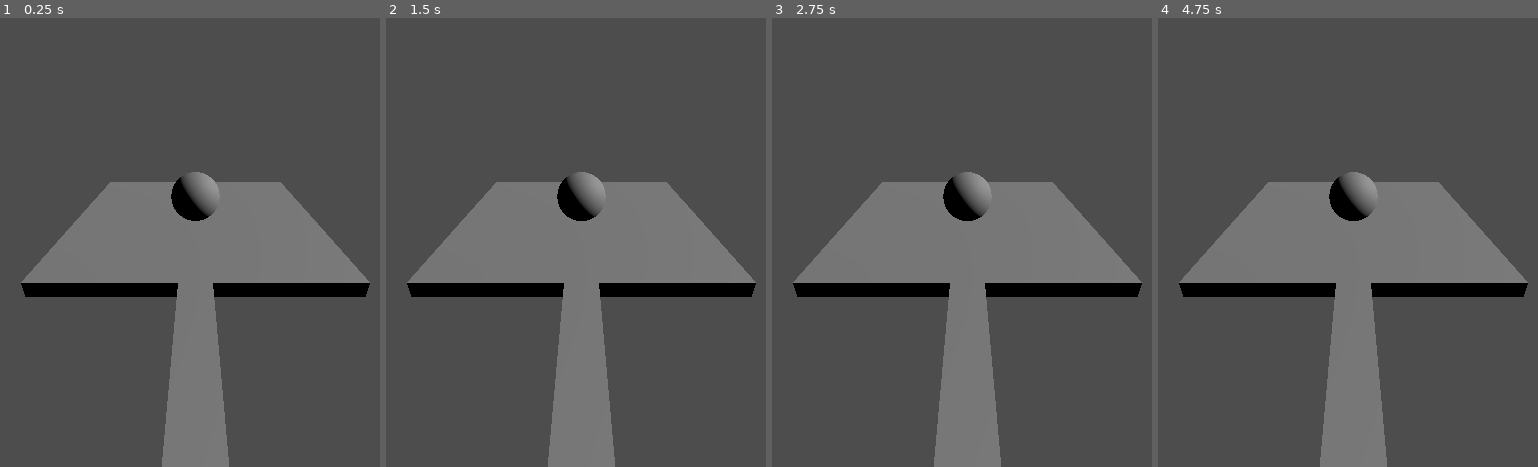
Above: before the commit, frames 1-4 (left to right).
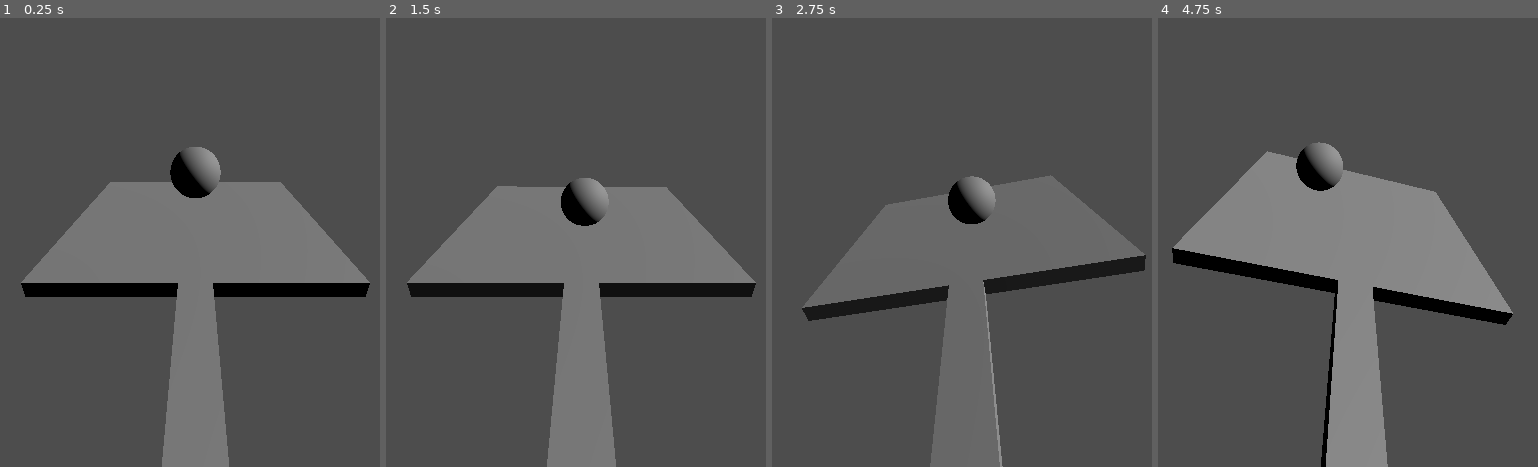
Above: after the commit, the same moments.

Repository: dallen72/Frying-Eggs-On-the-Charlotte-Skyline
Game: Godot game, scene res://node_3d.tscn
Same seed, same stepped clock (60 frames per second), same inputs: the game is played once before the commit and once after it.
Inputs:
- Up to frame 1 (0.25 s): no input
- Up to frame 2 (1.5 s): tap Enter (ui_accept) at 0.5, 1.35 s; hold Enter (ui_accept) 0.53-1.28 s
- Up to frame 3 (2.75 s): tap Enter (ui_accept) at 1.52, 1.82 s; hold Enter (ui_accept) from 2.03 s (still down)
- Up to frame 4 (4.75 s): release Enter (ui_accept) at 2.78 s; tap Enter (ui_accept) at 2.85, 3.02, 3.32, 4.35, 4.52 s; hold Enter (ui_accept) 3.53-4.28 s

The runs differ from the first frame. In frame 1, 1.5% of the frame differs, in the area x 44-59%, y 28-46%; in frame 2, 1.0%; in frame 3, 8.2%; in frame 4, 11%, in the area x 3-98%, y 27-100%.
Error before the commit: Parse Error: Expected ":" after "if" condition. (res://node_3d.gd:119)

Commit message:
able to move pan under ball, for the most part

Diff:
--- /dev/null
+++ b/ball.tscn
@@ -0,0 +1,19 @@
+[gd_scene load_steps=3 format=3 uid="uid://sexbqjx30dhi"]
+
+[sub_resource type="SphereShape3D" id="SphereShape3D_w0b7t"]
+
+[sub_resource type="SphereMesh" id="SphereMesh_isxjq"]
+radius = 0.1
+height = 0.2
+
+[node name="ball" type="RigidBody3D"]
+transform = Transform3D(1, 0, 0, 0, 1, 0, 0, 0, 1, 0, 0.5, -0.5)
+inertia = Vector3(1, 1, 0)
+linear_velocity = Vector3(0, 0, 0.1)
+
+[node name="CollisionShape3D" type="CollisionShape3D" parent="."]
+transform = Transform3D(0.2, 0, 0, 0, 0.2, 0, 0, 0, 0.2, 0, 0, 0)
+shape = SubResource("SphereShape3D_w0b7t")
+
+[node name="MeshInstance3D" type="MeshInstance3D" parent="."]
+mesh = SubResource("SphereMesh_isxjq")
--- a/node_3d.gd
+++ b/node_3d.gd
@@ -11,12 +11,17 @@
 var _previous_rotation_x
 var _previous_rotation_z
 var _pan_is_being_flipped
+var _pan_was_just_reset
+var _pan_is_being_moved_under_ball
+var Ball = preload("res://ball.tscn")
 
 # Called when the node enters the scene tree for the first time.
 func _ready() -> void:
 	_initialize_auto_pan_rotate()
 
+	_pan_was_just_reset = false
 	_pan_is_being_flipped = false
+	_pan_is_being_moved_under_ball = false
 
 # Called every frame. 'delta' is the elapsed time since the previous frame.
 func _process(delta: float) -> void:
@@ -28,13 +33,36 @@
 		rotate_pan(_angle_x, _angle_z)
 
 	if (Input.is_action_just_pressed("ui_accept")):
+		$panCalibrateTimer.start()
+
+
+	if (Input.is_action_just_released("ui_accept")):
+		_pan_was_just_reset = false
 		flip_pan()
-
-	if (Input.is_action_pressed("ui_accept")):
-		$panCalibrateTimer.start()
+		$panCalibrateTimer.stop()
 
 	if (_pan_is_being_flipped == true):
 		continue_flipping_pan(_angle_x, _angle_z)
+
+	if (get_node_or_null("rig/ball")):
+		if ( ! _pan_is_rotating):
+			if (_pan_is_being_moved_under_ball):
+				$rig/ball.gravity_scale = 1
+				_pan_is_being_moved_under_ball = false
+				$rig.velocity = Vector3()
+
+		if (_pan_is_being_moved_under_ball == true):
+			var direction_to_center = $rig/ball.position - Vector3(0, 0, -0.5) - $rig/ballSpawn.position
+			$rig.velocity = direction_to_center
+			print("debug, pan velocity: " + str($rig.velocity))
+			$rig.move_and_slide()
+
+		if ($rig/ball.position.length() > 3.0):
+			$rig/ball.queue_free()
+			await $rig/ball.tree_exited
+			var ball = Ball.instantiate()
+			$rig.add_child(ball)
+			ball.name = "ball"
 
 
 func _initialize_auto_pan_rotate():
@@ -53,36 +81,37 @@
 
 
 func flip_pan():
-	_previous_rotation_x = $pan.rotation.x
-	_previous_rotation_z = $pan.rotation.z
-	_angle_z = -1 * $pan.rotation.z + random_num_generator.randf_range(-0.1, 0.1)
-	_angle_x = -1 * $pan.rotation.x + random_num_generator.randf_range(-0.1, 0.1)
+	_previous_rotation_x = $rig/pan.rotation.x
+	_previous_rotation_z = $rig/pan.rotation.z
+	_angle_z = -1 * $rig/pan.rotation.z + random_num_generator.randf_range(-0.1, 0.1)
+	_angle_x = -1 * $rig/pan.rotation.x + random_num_generator.randf_range(-0.1, 0.1)
 	_elapsed = 0.01
 	_pan_is_being_flipped = true
 
 
 func continue_flipping_pan(angle_x, angle_z):
-	var starting_angle_z = $pan.rotation.z
-	var starting_angle_x = $pan.rotation.x
-	$pan.rotation = Vector3(lerp_angle(starting_angle_x, angle_x, _elapsed), 0, lerp_angle(starting_angle_z, angle_z, _elapsed))
+	var starting_angle_z = $rig/pan.rotation.z
+	var starting_angle_x = $rig/pan.rotation.x
+	$rig/pan.rotation = Vector3(lerp_angle(starting_angle_x, angle_x, _elapsed), 0, lerp_angle(starting_angle_z, angle_z, _elapsed))
 	_elapsed += 0.1
 	var x_is_reached = false
 	var z_is_reached = false
-	if (_previous_rotation_x <= angle_x and $pan.rotation.x >= angle_x):
+	if (_previous_rotation_x <= angle_x and $rig/pan.rotation.x >= angle_x):
 		x_is_reached = true
-	elif (_previous_rotation_x >= angle_x and $pan.rotation.x <= angle_x):
+	elif (_previous_rotation_x >= angle_x and $rig/pan.rotation.x <= angle_x):
 		x_is_reached = true
-	if (_previous_rotation_z <= angle_z and $pan.rotation.z >= angle_z):
+	if (_previous_rotation_z <= angle_z and $rig/pan.rotation.z >= angle_z):
 		z_is_reached = true
-	elif (_previous_rotation_z >= angle_z and $pan.rotation.z <= angle_z):
+	elif (_previous_rotation_z >= angle_z and $rig/pan.rotation.z <= angle_z):
 		z_is_reached = true
 	elif (
-		abs($pan.rotation.z) > MAX_ANGLE
-		or abs($pan.rotation.x) > MAX_ANGLE):
+		abs($rig/pan.rotation.z) > MAX_ANGLE
+		or abs($rig/pan.rotation.x) > MAX_ANGLE):
 		_pan_is_being_flipped = false
 
 	if (x_is_reached and z_is_reached):
 		_pan_is_being_flipped = false
+
 
 #	var target_angle = $pan.global_position.angle_to_point(target)
 	#$pan.rotation = Vector3(0, 0, 0) # x between pi/6 and -pi/6
@@ -93,21 +122,21 @@
 
 
 func rotate_pan(angle_x, angle_z):
-	var starting_angle_z = $pan.rotation.z
-	var starting_angle_x = $pan.rotation.x
-	$pan.rotation = Vector3(lerp_angle(starting_angle_x, angle_x, _elapsed), 0, lerp_angle(starting_angle_z, angle_z, _elapsed))
+	var starting_angle_z = $rig/pan.rotation.z
+	var starting_angle_x = $rig/pan.rotation.x
+	$rig/pan.rotation = Vector3(lerp_angle(starting_angle_x, angle_x, _elapsed), 0, lerp_angle(starting_angle_z, angle_z, _elapsed))
 	_elapsed += 0.1
-	if (_previous_rotation_x < angle_x and $pan.rotation.x >= angle_x):
+	if (_previous_rotation_x < angle_x and $rig/pan.rotation.x >= angle_x):
 		_pan_is_rotating = false
-	elif (_previous_rotation_x > angle_x and $pan.rotation.x <= angle_x):
+	elif (_previous_rotation_x > angle_x and $rig/pan.rotation.x <= angle_x):
 		_pan_is_rotating = false
-	if (_previous_rotation_z < angle_z and $pan.rotation.z >= angle_z):
+	if (_previous_rotation_z < angle_z and $rig/pan.rotation.z >= angle_z):
 		_pan_is_rotating = false
-	elif (_previous_rotation_x > angle_x and $pan.rotation.z <= angle_z):
+	elif (_previous_rotation_x > angle_x and $rig/pan.rotation.z <= angle_z):
 		_pan_is_rotating = false
 	elif (
-		abs($pan.rotation.z) > MAX_ANGLE
-		or abs($pan.rotation.x) > MAX_ANGLE):
+		abs($rig/pan.rotation.z) > MAX_ANGLE
+		or abs($rig/pan.rotation.x) > MAX_ANGLE):
 		_pan_is_rotating = false
 
 
@@ -116,9 +145,13 @@
 
 
 func _on_pan_calibrate_timer_timeout() -> void:
-	if 3 seconds passed:
-		_move_pan_under_ball()
+	_move_pan_under_ball()
+	_pan_was_just_reset = true
+	_pan_is_being_moved_under_ball = true
 
 
+# move the pan under the ball to like you would if you were balacing a ping pong paddle
 func _move_pan_under_ball():
-	# move the pan under the ball to like you would if you were balacing a ping pong paddle
+	$rig/ball.apply_impulse(-2*($rig/ball.position - $rig/ballSpawn.position))
+	$rig/ball.inertia = Vector3(0.1, 0.1, 0.1)
+	print("debug, pan moved under ball")
--- a/node_3d.tscn
+++ b/node_3d.tscn
@@ -1,7 +1,7 @@
-[gd_scene load_steps=9 format=3 uid="uid://bjtyui8bubeoo"]
+[gd_scene load_steps=7 format=3 uid="uid://bjtyui8bubeoo"]
 
 [ext_resource type="Script" path="res://node_3d.gd" id="1_tc2qq"]
-[ext_resource type="Script" path="res://pan_rotation_timer.gd" id="2_i4kf2"]
+[ext_resource type="PackedScene" uid="uid://sexbqjx30dhi" path="res://ball.tscn" id="2_lvcmm"]
 
 [sub_resource type="BoxShape3D" id="BoxShape3D_qwjf4"]
 size = Vector3(0.1, 0.05, 0.5)
@@ -14,68 +14,56 @@
 
 [sub_resource type="BoxMesh" id="BoxMesh_lk86k"]
 
-[sub_resource type="SphereShape3D" id="SphereShape3D_w0b7t"]
-
-[sub_resource type="SphereMesh" id="SphereMesh_isxjq"]
-radius = 0.1
-height = 0.2
-
 [node name="Node3D" type="Node3D"]
 script = ExtResource("1_tc2qq")
 
-[node name="Camera3D" type="Camera3D" parent="."]
+[node name="rig" type="CharacterBody3D" parent="."]
+
+[node name="camera" type="Camera3D" parent="rig"]
 transform = Transform3D(1, 0, 0, 0, 0.882168, 0.470935, 0, -0.470935, 0.882168, 0, 0.520946, 0.682883)
 
-[node name="pan" type="CharacterBody3D" parent="."]
+[node name="ball" parent="rig" instance=ExtResource("2_lvcmm")]
+
+[node name="ballSpawn" type="Node3D" parent="rig"]
+transform = Transform3D(1, 0, 0, 0, 1, 0, 0, 0, 1, 0, 0.5, -0.5)
+
+[node name="pan" type="CharacterBody3D" parent="rig"]
 transform = Transform3D(1, 0, 0, 0, 1, 0, 0, 0, 1, 0, 0, 0)
 motion_mode = 1
 
-[node name="CollisionShape3D2" type="CollisionShape3D" parent="pan"]
+[node name="CollisionShape3D2" type="CollisionShape3D" parent="rig/pan"]
 transform = Transform3D(1, 0, 0, 0, 1, 0, 0, 0, 1, 0, 0, 0.249335)
 shape = SubResource("BoxShape3D_qwjf4")
 
-[node name="CollisionShape3D" type="CollisionShape3D" parent="pan"]
+[node name="CollisionShape3D" type="CollisionShape3D" parent="rig/pan"]
 transform = Transform3D(1, 0, 0, 0, 1, 0, 0, 0, 1, 0, 0, -0.500665)
 shape = SubResource("BoxShape3D_1aojl")
 
-[node name="handle" type="RigidBody3D" parent="pan"]
+[node name="handle" type="RigidBody3D" parent="rig/pan"]
 transform = Transform3D(1, 0, 0, 0, 1, 0, 0, 0, 1, 0, 0, 0.75)
 gravity_scale = 0.0
 
-[node name="MeshInstance3D" type="MeshInstance3D" parent="pan/handle"]
+[node name="MeshInstance3D" type="MeshInstance3D" parent="rig/pan/handle"]
 transform = Transform3D(0.2, 0, 0, 0, 1, 0, 0, 0, 1, 0, 0, -0.500665)
 mesh = SubResource("BoxMesh_taiq5")
 skeleton = NodePath("../../../ball")
 
-[node name="main" type="RigidBody3D" parent="pan"]
+[node name="main" type="RigidBody3D" parent="rig/pan"]
 gravity_scale = 0.0
 
-[node name="main" type="MeshInstance3D" parent="pan/main"]
+[node name="main" type="MeshInstance3D" parent="rig/pan/main"]
 transform = Transform3D(1, 0, 0, 0, 0.05, 0, 0, 0, 1, 0, 0, -0.500665)
 mesh = SubResource("BoxMesh_lk86k")
-skeleton = NodePath("../../../Camera3D")
-
-[node name="ball" type="RigidBody3D" parent="."]
-transform = Transform3D(1, 0, 0, 0, 1, 0, 0, 0, 1, 0, 0.2, 0)
-inertia = Vector3(1, 1, 0)
-linear_velocity = Vector3(0, 0, 0.1)
-
-[node name="CollisionShape3D" type="CollisionShape3D" parent="ball"]
-transform = Transform3D(0.2, 0, 0, 0, 0.2, 0, 0, 0, 0.2, 0, 0.2, -0.500665)
-shape = SubResource("SphereShape3D_w0b7t")
-
-[node name="MeshInstance3D" type="MeshInstance3D" parent="ball"]
-transform = Transform3D(1, 0, 0, 0, 1, 0, 0, 0, 1, 0, 0.2, -0.500665)
-mesh = SubResource("SphereMesh_isxjq")
+skeleton = NodePath("../../../camera")
 
 [node name="DirectionalLight3D" type="DirectionalLight3D" parent="."]
 transform = Transform3D(-3.43716e-08, -0.617805, 0.786332, -2.70051e-08, 0.786332, 0.617805, -1, 0, -4.37114e-08, 6.05456, 4.78932, 0)
 
 [node name="panRotationTimer" type="Timer" parent="."]
 one_shot = true
-script = ExtResource("2_i4kf2")
 
 [node name="panCalibrateTimer" type="Timer" parent="."]
+wait_time = 0.5
 
 [connection signal="timeout" from="panRotationTimer" to="." method="_on_pan_rotation_timer_timeout"]
 [connection signal="timeout" from="panCalibrateTimer" to="." method="_on_pan_calibrate_timer_timeout"]
--- /dev/null
+++ b/pan_calibrate_timer.gd
@@ -0,0 +1,11 @@
+extends Timer
+
+
+# Called when the node enters the scene tree for the first time.
+func _ready() -> void:
+	pass # Replace with function body.
+
+
+# Called every frame. 'delta' is the elapsed time since the previous frame.
+func _process(delta: float) -> void:
+	pass
